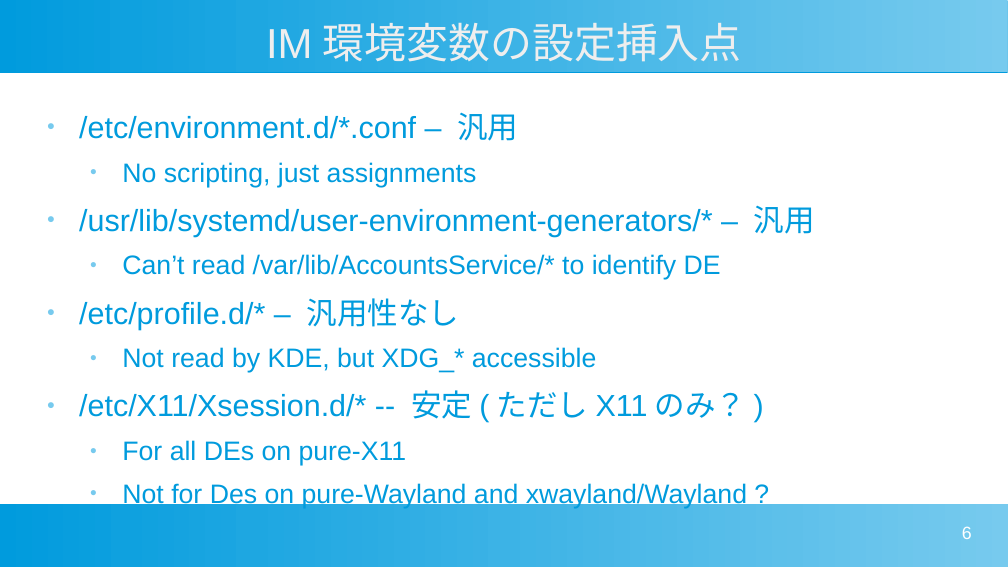
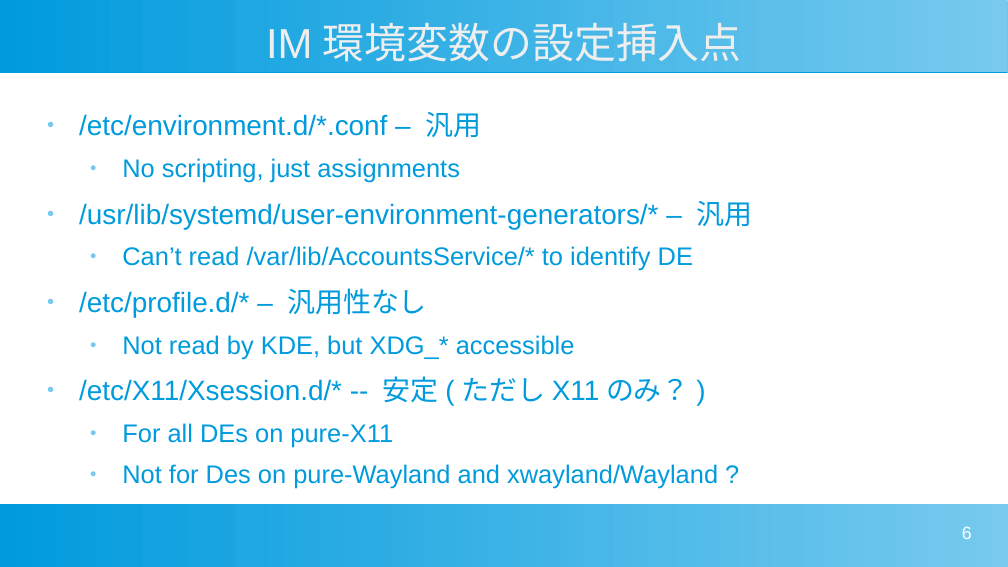
Before and after one commit to osamuaoki/osamuaoki.github.io, a slide deck: slide 6 of doc/IM-Mail.odp. Drawn at 1008x567 pixels with LibreOffice and Linux fonts; fonts in the diff are those of the drawing. Boxes give left, top, right and bottom in pixels: in the first picture for what was removed or moved away, otherwise in the second. Text is boxed around its words. In the diff, an @@ line names an element or a change of style, - is before the commit and + after.

Commit message:
HTML rebuild: 2026-03-21T03:21:39+00:00

```diff
--- a/doc/IM-Mail.odp
+++ b/doc/IM-Mail.odp
@@ text "/etc/environment.d/*.conf – 汎用" at (79, 112, 753, 489): size 24 to 22 pt in "/etc/environment.d/*.conf – 汎用", "/usr/lib/systemd/user-environment-generators/* – 汎用", "/etc/profile.d/* – 汎用性なし", "/etc/X11/Xsession.d/* -- 安定(ただしX11のみ？)"; size 21 to 20 pt in "No scripting, just assignments", "Can’t read /var/lib/AccountsService/* to identify DE", "Not read by KDE, but XDG_* accessible", "For all DEs on pure-X11" and 1 more places @@
```
